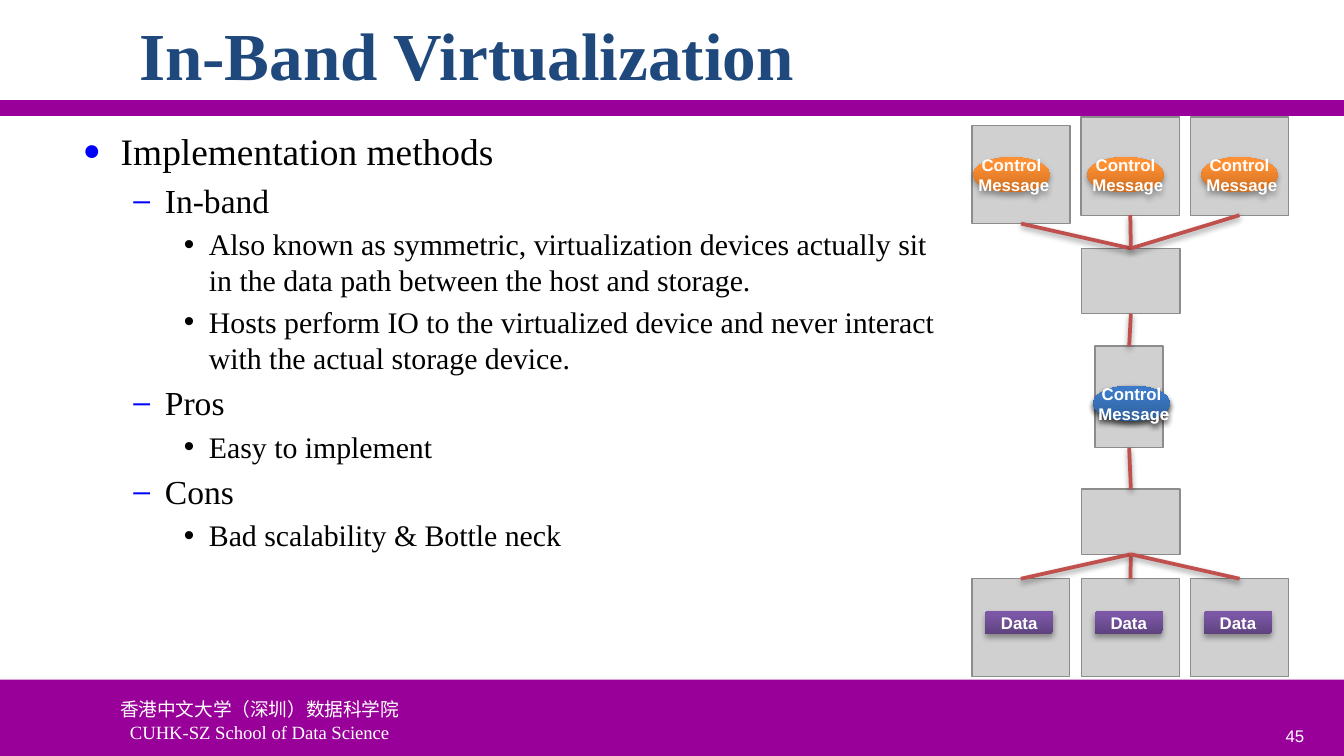
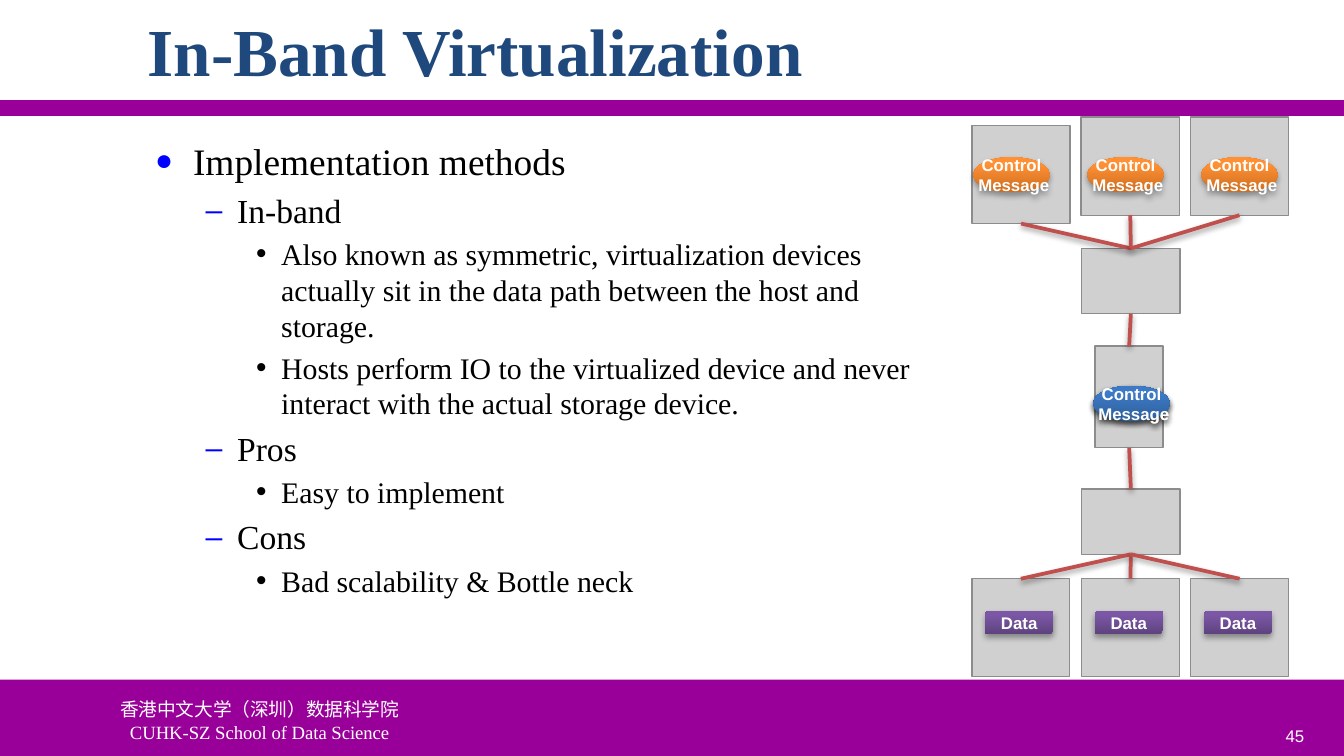
Before and after one commit to ychung1103/ychung1103.github.io, a slide deck: slide 45 of Slides/CSC6103/VT-05 Storage Virtualization.pptx. Drawn at 1344x756 pixels with LibreOffice and Linux fonts; fonts in the diff are those of the drawing; grey boxes stand for pictures; background and template pictures are left out. Boxes give left, top, right and bottom in pixels: in the first picture for what was removed or moved away, otherwise in the second. Text is boxed around its words. In the diff, an @@ line names an element or a change of style, - is before the commit and + after.

```diff
--- a/Slides/CSC6103/VT-05 Storage Virtualization.pptx
+++ b/Slides/CSC6103/VT-05 Storage Virtualization.pptx
@@ title "In-Band Virtualization": place and size @@
-title "In-Band Virtualization" at bbox=[139, 33, 794, 81]
+title "In-Band Virtualization" at bbox=[148, 29, 802, 77]
@@ text "Implementation methods" rewrapped from bbox=[121, 139, 934, 552] to bbox=[193, 149, 909, 598] @@
```
Also in this commit, not shown: 97 other slides changed, 1 other file.
